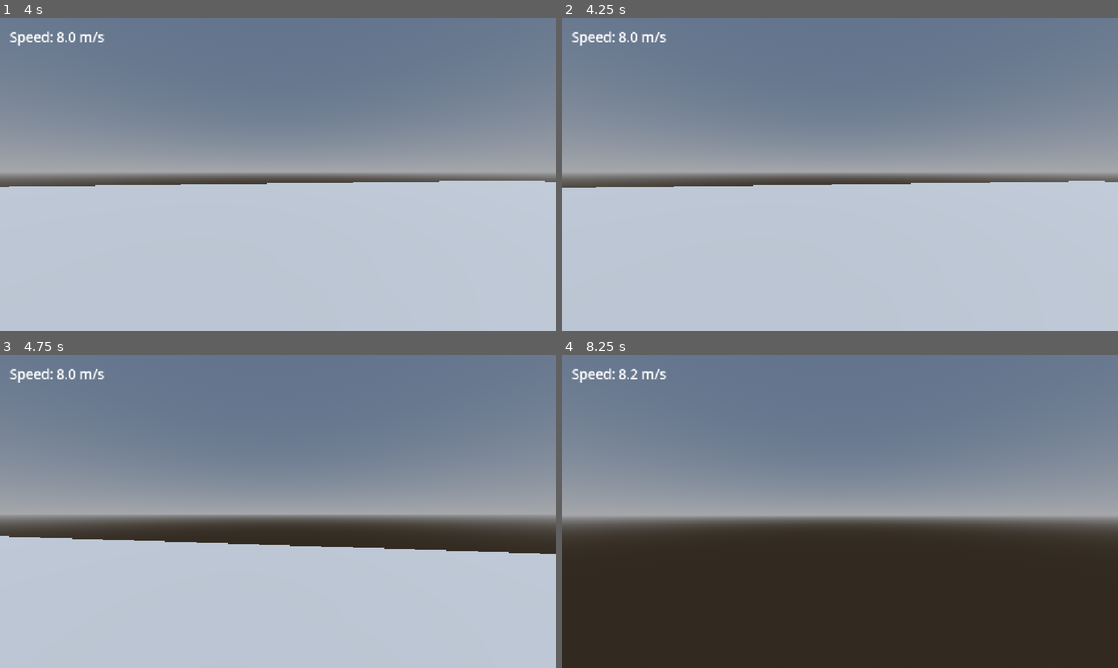
Above: before the commit, frames 1-4 (two rows, left to right).
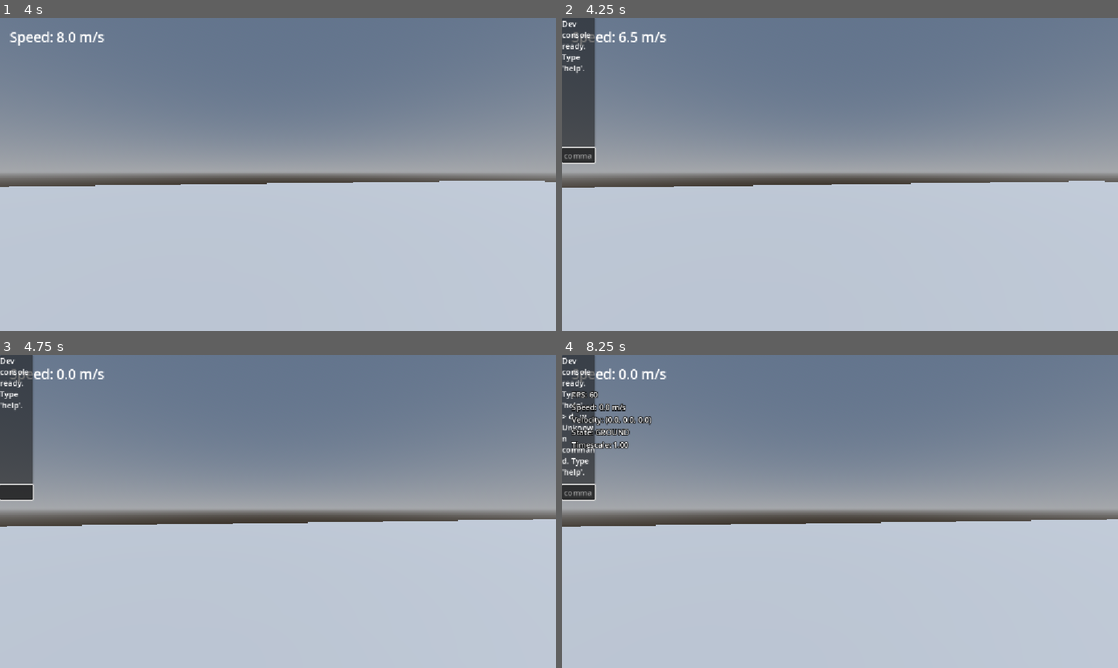
Above: after the commit, the same moments.

Repository: f643s/momentum-game
Game: Godot game, scene res://scenes/world.tscn
Same seed, same stepped clock (60 frames per second), same inputs: the game is played once before the commit and once after it.
Inputs (mouse positions are in pixels of both pictures, inside the frame that each line leads up to):
- Up to frame 1 (4 s): tap Enter at 0.5 s; move the mouse to (305, 174) at 0.52 s; hold Space (jump) 0.53-1.28 s; hold W (forward) from 0.53 s (still down); move the mouse to (250, 174) at 1.27 s; tap Space (jump) at 1.35, 1.52, 1.82, 2.85, 3.02, 3.32 s; move the mouse to (289, 168) at 2.02 s; hold Space (jump) 2.03-2.78 s; move the mouse to (272, 180) at 2.77 s; move the mouse to (316, 177) at 3.52 s; hold Space (jump) from 3.53 s (still down)
- Up to frame 2 (4.25 s): keep holding W (forward); keep holding Space (jump); tap ` (console_toggle, bound only after the commit) at 4.15 s
- Up to frame 3 (4.75 s): keep holding W (forward); move the mouse to (233, 508) at 4.27 s; release Space (jump) at 4.28 s; tap Space (jump) at 4.35, 4.52 s
- Up to frame 4 (8.25 s): tap Space (jump) at 4.82, 5.85, 6.02, 6.32, 7.35, 7.52, 7.82 s; tap F1 (debug_f1, bound only after the commit) at 4.9 s; move the mouse to (845, 511) at 5.02 s; hold Space (jump) 5.03-5.78 s; move the mouse to (817, 505) at 5.77 s; release W (forward) at 5.78 s; hold D (right) 5.78-6.53 s; move the mouse to (867, 511) at 6.52 s; hold Space (jump) 6.53-7.28 s; hold W (forward) from 6.53 s (still down); move the mouse to (812, 511) at 7.27 s; tap Enter at 8 s; move the mouse to (851, 505) at 8.02 s; hold Space (jump) from 8.03 s (still down)

Frame 1 is identical in both runs. In frame 2, 2.8% of the frame differs, in the area x 0-14%, y 0-55%; in frame 3, 13%; in frame 4, 53%, in the area x 0-100%, y 0-100%.

Commit message:
phase 2.5, backtick overlay and f1 debug overlaw

Diff:
--- a/project.godot
+++ b/project.godot
@@ -14,6 +14,10 @@
 run/main_scene="uid://cxttoooipq5fw"
 config/features=PackedStringArray("4.7", "Forward Plus")
 config/icon="res://icon.svg"
+
+[autoload]
+
+DevConsole="*uid://dsbkda5tast5e"
 
 [display]
 
@@ -47,6 +51,16 @@
 "events": [Object(InputEventKey,"resource_local_to_scene":false,"resource_name":"","device":-1,"window_id":0,"alt_press …(191 unchanged characters)…
 ]
 }
+console_toggle={
+"deadzone": 0.2,
+"events": [Object(InputEventKey,"resource_local_to_scene":false,"resource_name":"","device":-1,"window_id":0,"alt_pressed":false,"shift_pressed":false,"ctrl_pressed":false,"meta_pressed":false,"pressed":false,"keycode":0,"physical_keycode":96,"key_label":0,"unicode":96,"location":0,"echo":false,"script":null)
+]
+}
+debug_f1={
+"deadzone": 0.2,
+"events": [Object(InputEventKey,"resource_local_to_scene":false,"resource_name":"","device":-1,"window_id":0,"alt_pressed":false,"shift_pressed":false,"ctrl_pressed":false,"meta_pressed":false,"pressed":false,"keycode":0,"physical_keycode":4194332,"key_label":0,"unicode":0,"location":0,"echo":false,"script":null)
+]
+}
 
 [physics]
 
--- /dev/null
+++ b/scripts/dev_console.gd
@@ -0,0 +1,238 @@
+extends CanvasLayer
+## Dev tools: console (`) and stats overlay (F1).
+## Only active in debug builds or when launched with --dev.
+
+const MIN_TIMESCALE: float = 0.1
+const MAX_TIMESCALE: float = 3.0
+
+## Noclip flight speed = walk_speed * this. Higher = faster flying.
+var noclip_speed_mult: float = 3.0
+
+var enabled: bool = false
+var is_open: bool = false
+var god: bool = false
+var noclip: bool = false
+
+var _commands: Dictionary = {}  # name -> {"call": Callable, "help": String}
+var _history: Array[String] = []
+var _history_index: int = 0
+var _panel: PanelContainer
+var _log: RichTextLabel
+var _line: LineEdit
+var _stats: Label
+
+
+func _ready() -> void:
+	enabled = OS.is_debug_build() \
+		or "--dev" in OS.get_cmdline_args() \
+		or "--dev" in OS.get_cmdline_user_args()
+	layer = 100
+	if not enabled:
+		set_process(false)
+		set_process_input(false)
+		return
+	_build_ui()
+	_register_builtin_commands()
+	_print_line("Dev console ready. Type 'help'.")
+
+
+# ---------- public API (mods will use this later) ----------
+
+func register_command(cmd_name: String, callable: Callable, help: String = "") -> void:
+	_commands[cmd_name.to_lower()] = {"call": callable, "help": help}
+
+
+func get_config(config_name: String) -> Resource:
+	var p: CharacterBody3D = _player()
+	if p == null:
+		return null
+	if config_name == "movement":
+		return p.get("config") as Resource
+	return null
+
+
+# ---------- UI ----------
+
+func _build_ui() -> void:
+	_panel = PanelContainer.new()
+	_panel.visible = false
+	_panel.custom_minimum_size = Vector2(0, 300)
+	add_child(_panel)
+	_panel.set_anchors_preset(Control.PRESET_TOP_WIDE)
+
+	var box := VBoxContainer.new()
+	_panel.add_child(box)
+
+	_log = RichTextLabel.new()
+	_log.scroll_following = true
+	_log.size_flags_vertical = Control.SIZE_EXPAND_FILL
+	box.add_child(_log)
+
+	_line = LineEdit.new()
+	_line.placeholder_text = "command (try: help)"
+	_line.text_submitted.connect(_on_submit)
+	box.add_child(_line)
+
+	_stats = Label.new()
+	_stats.visible = false
+	_stats.position = Vector2(20, 70)
+	_stats.add_theme_constant_override("outline_size", 6)
+	add_child(_stats)
+
+
+func _print_line(text: String) -> void:
+	_log.append_text(text + "\n")
+
+
+func _set_open(value: bool) -> void:
+	is_open = value
+	_panel.visible = value
+	if value:
+		Input.mouse_mode = Input.MOUSE_MODE_VISIBLE
+		_line.clear()
+		_line.grab_focus()
+	else:
+		_line.release_focus()
+		Input.mouse_mode = Input.MOUSE_MODE_CAPTURED
+
+
+# ---------- input and per-frame ----------
+
+func _input(event: InputEvent) -> void:
+	# _input runs before the text box sees keys, so ` always toggles.
+	if event.is_action_pressed("console_toggle"):
+		_set_open(not is_open)
+		get_viewport().set_input_as_handled()
+	elif event.is_action_pressed("debug_f1"):
+		_stats.visible = not _stats.visible
+	elif is_open and event is InputEventKey and event.pressed and not _history.is_empty():
+		if event.keycode == KEY_UP:
+			_history_index = maxi(_history_index - 1, 0)
+			_line.text = _history[_history_index]
+			_line.caret_column = _line.text.length()
+			get_viewport().set_input_as_handled()
+		elif event.keycode == KEY_DOWN:
+			_history_index = mini(_history_index + 1, _history.size())
+			_line.text = "" if _history_index >= _history.size() else _history[_history_index]
+			_line.caret_column = _line.text.length()
+			get_viewport().set_input_as_handled()
+
+
+func _process(_delta: float) -> void:
+	if not _stats.visible:
+		return
+	var text: String = "FPS: %d\n" % Engine.get_frames_per_second()
+	var p: CharacterBody3D = _player()
+	if p != null:
+		var flat := Vector3(p.velocity.x, 0.0, p.velocity.z)
+		text += "Speed: %.1f m/s\n" % flat.length()
+		text += "Velocity: (%.1f, %.1f, %.1f)\n" % [p.velocity.x, p.velocity.y, p.velocity.z]
+		text += "State: %s\n" % str(p.get("state_name"))
+	text += "Timescale: %.2f" % Engine.time_scale
+	if god:
+		text += "\nGOD"
+	_stats.text = text
+
+
+func _player() -> CharacterBody3D:
+	return get_tree().get_first_node_in_group("player") as CharacterBody3D
+
+
+# ---------- command running ----------
+
+func _on_submit(text: String) -> void:
+	_line.clear()
+	text = text.strip_edges()
+	if text.is_empty():
+		return
+	_history.append(text)
+	_history_index = _history.size()
+	_print_line("> " + text)
+	var parts: PackedStringArray = text.split(" ", false)
+	var cmd: String = parts[0].to_lower()
+	var args: Array = Array(parts.slice(1))
+	if not _commands.has(cmd):
+		_print_line("Unknown command. Type 'help'.")
+		return
+	var result: String = _commands[cmd]["call"].call(args)
+	if not result.is_empty():
+		_print_line(result)
+
+
+func _register_builtin_commands() -> void:
+	register_command("help", _cmd_help, "list commands")
+	register_command("god", _cmd_god, "toggle invincibility")
+	register_command("noclip", _cmd_noclip, "fly through walls (Space = up, look to go down)")
+	register_command("timescale", _cmd_timescale, "timescale <0.1-3>")
+	register_command("tp", _cmd_tp, "tp <x> <y> <z>")
+	register_command("set", _cmd_set, "set movement.<key> <value>")
+
+
+func _cmd_help(_args: Array) -> String:
+	var names: Array = _commands.keys()
+	names.sort()
+	var out: String = ""
+	for n in names:
+		out += "  %s - %s\n" % [n, _commands[n]["help"]]
+	return out.strip_edges(false, true)
+
+
+func _cmd_god(_args: Array) -> String:
+	god = not god
+	return "God mode: %s (takes effect once health exists in Phase 4)" % ("ON" if god else "off")
+
+
+func _cmd_noclip(_args: Array) -> String:
+	noclip = not noclip
+	if not noclip:
+		var p: CharacterBody3D = _player()
+		if p != null:
+			p.velocity = Vector3.ZERO
+	return "Noclip: %s" % ("ON" if noclip else "off")
+
+
+func _cmd_timescale(args: Array) -> String:
+	if args.size() < 1 or not String(args[0]).is_valid_float():
+		return "Usage: timescale <%.1f to %.1f>" % [MIN_TIMESCALE, MAX_TIMESCALE]
+	Engine.time_scale = clampf(String(args[0]).to_float(), MIN_TIMESCALE, MAX_TIMESCALE)
+	return "Timescale: %.2f" % Engine.time_scale
+
+
+func _cmd_tp(args: Array) -> String:
+	if args.size() < 3 or not (String(args[0]).is_valid_float() \
+			and String(args[1]).is_valid_float() and String(args[2]).is_valid_float()):
+		return "Usage: tp <x> <y> <z>"
+	var p: CharacterBody3D = _player()
+	if p == null:
+		return "No player in the scene."
+	p.global_position = Vector3(
+		String(args[0]).to_float(), String(args[1]).to_float(), String(args[2]).to_float())
+	p.velocity = Vector3.ZERO
+	return "Teleported."
+
+
+func _cmd_set(args: Array) -> String:
+	if args.size() < 2:
+		return "Usage: set movement.<key> <value>   e.g. set movement.walk_speed 12"
+	var parts: PackedStringArray = String(args[0]).split(".", false)
+	if parts.size() != 2:
+		return "Key must look like movement.walk_speed"
+	var cfg: Resource = get_config(parts[0])
+	if cfg == null:
+		return "Unknown config '%s' (or no player in the scene)." % parts[0]
+	var prop: String = parts[1]
+	if not (prop in cfg):
+		return "No setting called '%s'." % prop
+	var value_text: String = String(args[1])
+	match typeof(cfg.get(prop)):
+		TYPE_FLOAT:
+			if not value_text.is_valid_float():
+				return "Expected a number."
+			cfg.set(prop, value_text.to_float())
+		TYPE_INT:
+			if not value_text.is_valid_int():
+				return "Expected a whole number."
+			cfg.set(prop, value_text.to_int())
+		_:
+			return "Can't set that type yet."
+	return "%s = %s" % [args[0], str(cfg.get(prop))]
--- a/scripts/player.gd
+++ b/scripts/player.gd
@@ -2,6 +2,9 @@
 
 ## The tuning file. Assign movement_config.tres in the Inspector.
 @export var config: MovementConfig
+
+## Current movement state, shown in the F1 overlay.
+var state_name: String = "GROUND"
 
 @onready var pivot: Node3D = $CameraPivot
 @onready var camera: Camera3D = $CameraPivot/Camera3D
@@ -9,11 +12,15 @@
 
 
 func _ready() -> void:
+	add_to_group("player")
 	Input.mouse_mode = Input.MOUSE_MODE_CAPTURED
 	camera.fov = config.fov_base
 
 
 func _unhandled_input(event: InputEvent) -> void:
+	if DevConsole.is_open:
+		return
+
 	if event.is_action_pressed("ui_cancel"):
 		Input.mouse_mode = Input.MOUSE_MODE_VISIBLE
 	elif event is InputEventMouseButton and event.pressed:
@@ -28,13 +35,23 @@
 
 
 func _physics_process(delta: float) -> void:
+	if DevConsole.noclip:
+		_fly(delta)
+		_update_feel(delta)
+		return
+
+	# While the console is open, ignore game keys so typing doesn't move you.
+	var locked: bool = DevConsole.is_open
+
 	if not is_on_floor():
 		velocity.y -= config.gravity * delta
 
-	if Input.is_action_just_pressed("jump") and is_on_floor():
+	if not locked and Input.is_action_just_pressed("jump") and is_on_floor():
 		velocity.y = config.jump_velocity
 
-	var input_dir: Vector2 = Input.get_vector("left", "right", "forward", "back")
+	var input_dir: Vector2 = Vector2.ZERO
+	if not locked:
+		input_dir = Input.get_vector("left", "right", "forward", "back")
 	var direction: Vector3 = (transform.basis * Vector3(input_dir.x, 0.0, input_dir.y)).normalized()
 
 	if is_on_floor():
@@ -43,16 +60,29 @@
 		_move_air(direction, delta)
 
 	move_and_slide()
+	state_name = "GROUND" if is_on_floor() else "AIR"
 	_update_feel(delta)
+
+
+func _fly(delta: float) -> void:
+	state_name = "NOCLIP"
+	var input_dir: Vector2 = Vector2.ZERO
+	var up: float = 0.0
+	if not DevConsole.is_open:
+		input_dir = Input.get_vector("left", "right", "forward", "back")
+		up = Input.get_action_strength("jump")
+	# Uses the camera's facing, so looking down and pressing W flies down.
+	var dir: Vector3 = pivot.global_transform.basis * Vector3(input_dir.x, 0.0, input_dir.y)
+	dir += Vector3.UP * up
+	velocity = dir * config.walk_speed * DevConsole.noclip_speed_mult
+	global_position += velocity * delta
 
 
 func _move_ground(direction: Vector3, delta: float) -> void:
 	var horizontal := Vector3(velocity.x, 0.0, velocity.z)
 	if direction != Vector3.ZERO:
-		# Accelerate toward the wanted velocity.
 		horizontal = horizontal.move_toward(direction * config.walk_speed, config.ground_accel * delta)
 	else:
-		# No input: friction slides you to a stop.
 		horizontal = horizontal.move_toward(Vector3.ZERO, config.ground_friction * delta)
 	velocity.x = horizontal.x
 	velocity.z = horizontal.z
@@ -61,8 +91,6 @@
 func _move_air(direction: Vector3, delta: float) -> void:
 	var horizontal := Vector3(velocity.x, 0.0, velocity.z)
 	if direction != Vector3.ZERO:
-		# Only add speed toward the input up to walk_speed, so steering never
-		# slows you down and fast momentum is kept.
 		var current: float = horizontal.dot(direction)
 		var add: float = clampf(config.walk_speed - current, 0.0, config.air_accel * delta)
 		horizontal += direction * add
Not shown, added: scripts/dev_console.gd.uid
